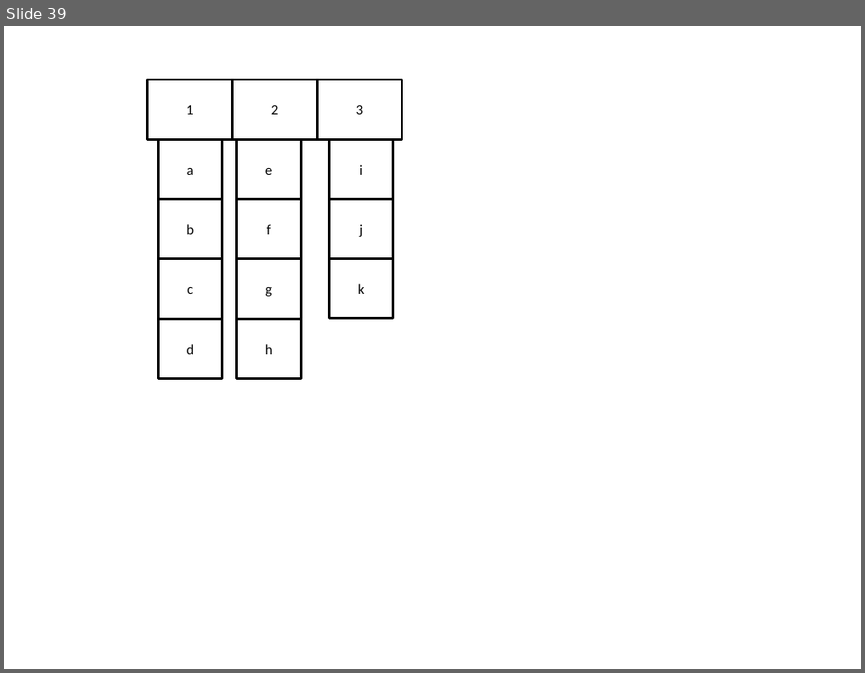
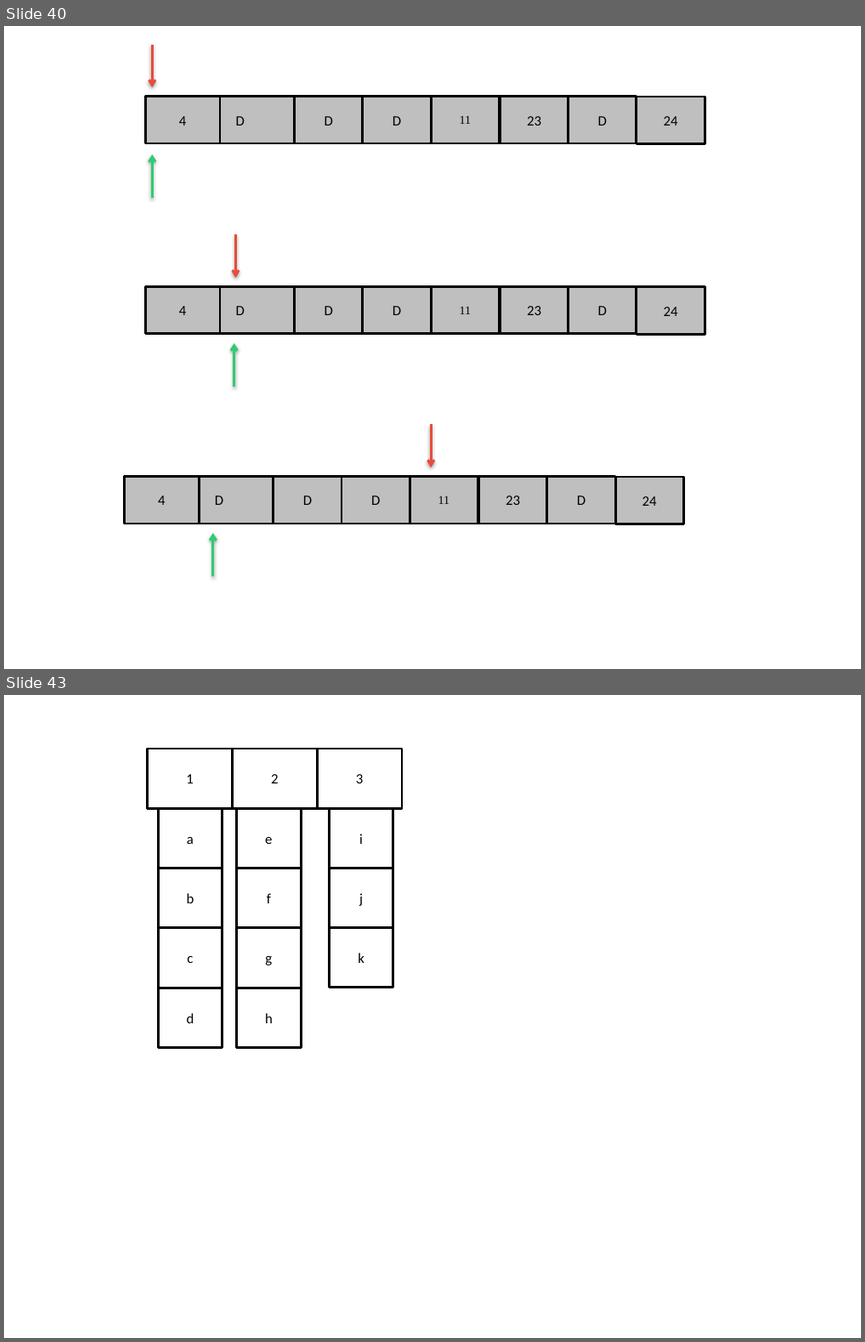
Before and after one commit to jainankit49/HackerGymContent, a slide deck: Images/imgs.pptx. Shown one above the other, each under a label of ours: slide 39 before the commit, slides 40 and 43 after it; the slides between them are not shown. The pictures are 865x673 and 865x1342 pixels, drawn with LibreOffice and Linux fonts; fonts in the diff are those of the drawing. Boxes give left, top, right and bottom in pixels: in the first picture for what was removed or moved away, otherwise in the second. Text is boxed around its words. In the diff, an @@ line names an element or a change of style, - is before the commit and + after.

```diff
--- a/Images/imgs.pptx
+++ b/Images/imgs.pptx
@@ slide 40 added at (4,26,861,669), background #FFFFFF @@
@@ group added at (145,44,705,198): 8 rectangles, 2 arrows @@
+D
+4
+D
+D
+11
+23
+D
+24
@@ group added at (145,234,705,386): 8 rectangles, 2 arrows @@
+D
+4
+D
+D
+11
+23
+D
+24
@@ group added at (124,425,683,576): 8 rectangles, 2 arrows @@
+D
+4
+D
+D
+11
+23
+D
+24
@@ what was slide 39 is now slide 43 @@
```
Also in this commit, not shown: 1 slide changed, 3 other slides added, 3 other files.
